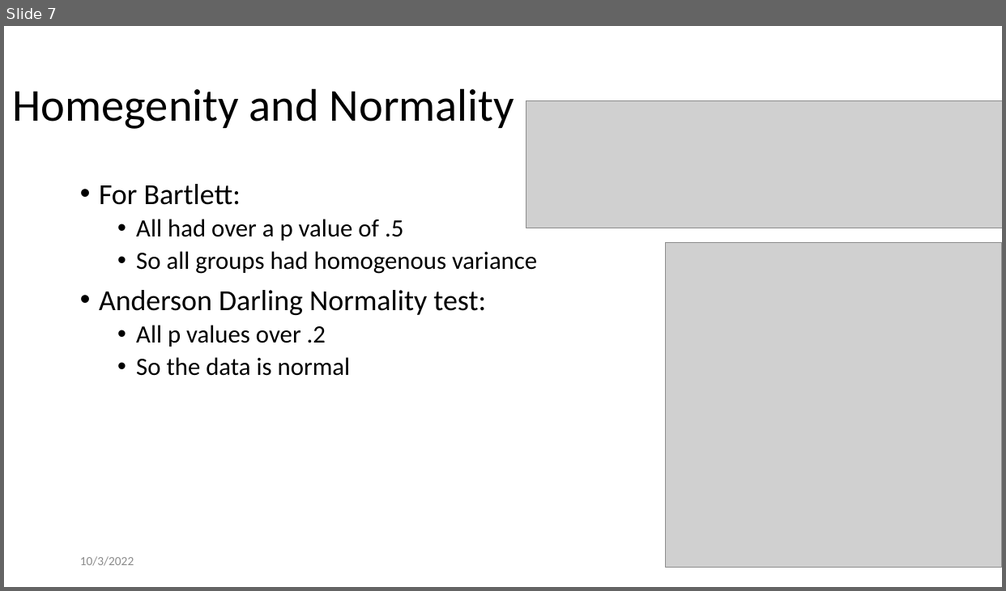
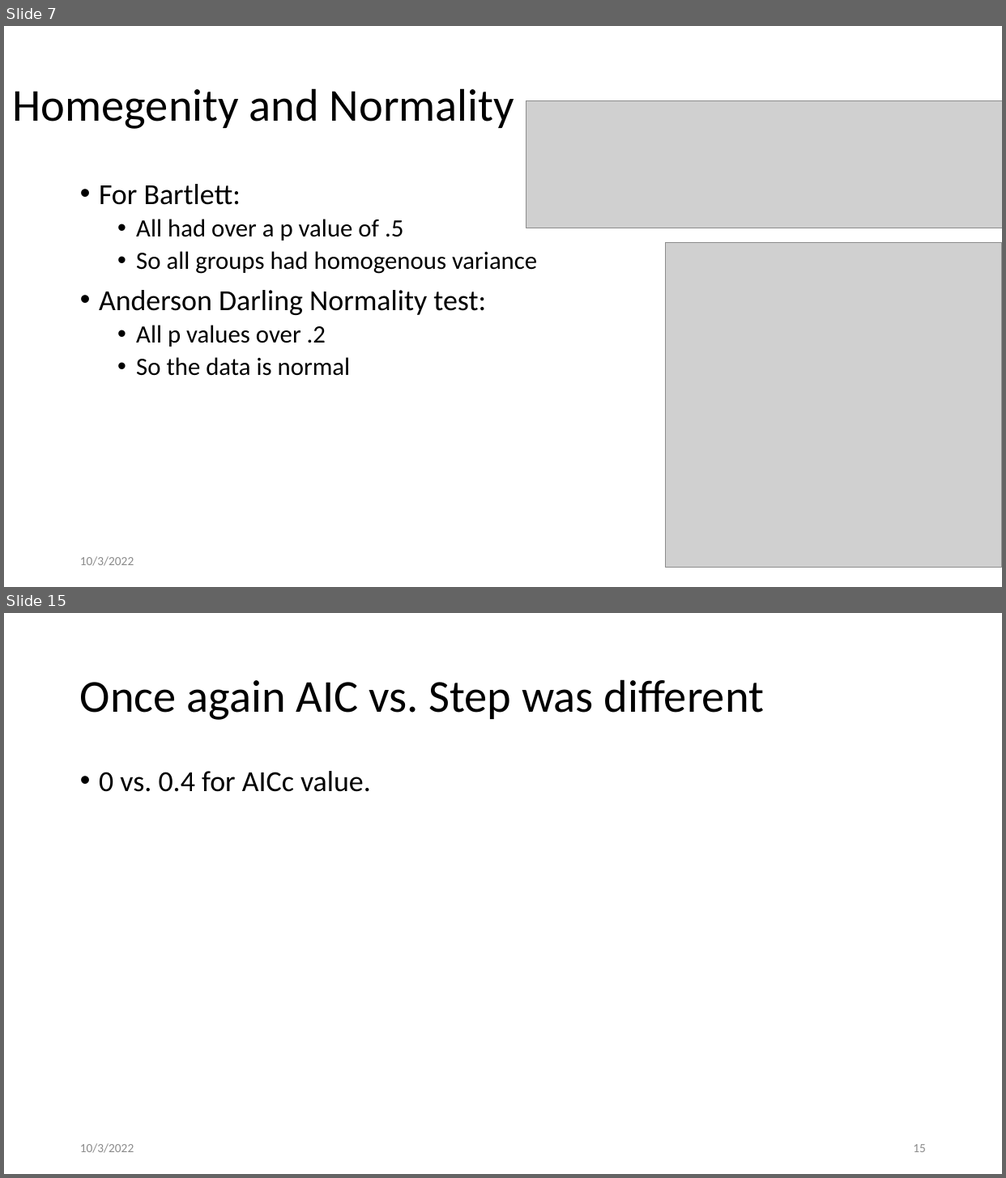
Before and after one commit to kiperry/Ohio_Bees, a slide deck: Changes I have made for local analysis.pptx. Shown one above the other, each under a label of ours: slide 7 before the commit, slides 7 and 15 after it; the slides between them are not shown. The pictures are 1006x591 and 1006x1178 pixels, drawn with LibreOffice and Linux fonts; fonts in the diff are those of the drawing; grey boxes stand for pictures. Boxes give left, top, right and bottom in pixels: in the first picture for what was removed or moved away, otherwise in the second. Text is boxed around its words. In the diff, an @@ line names an element or a change of style, - is before the commit and + after.

```diff
--- a/Changes I have made for local analysis.pptx
+++ b/Changes I have made for local analysis.pptx
@@ slide 15 added at [4,613,1002,1174], background #FFFFFF @@
@@ title added at [80,679,764,720], 44 pt, text #000000 @@
+Once again AIC vs. Step was different
@@ text added at [99,771,371,792], 28 pt, text #000000 @@
+• 0 vs. 0.4 for AICc value.
@@ text added at [80,1144,134,1153], 12 pt, text #8C8C8C @@
+10/3/2022
@@ page number added at [913,1144,926,1152], 12 pt, text #8C8C8C @@
+15
```
Also in this commit, not shown: 1 slide changed, 6 other slides added.
